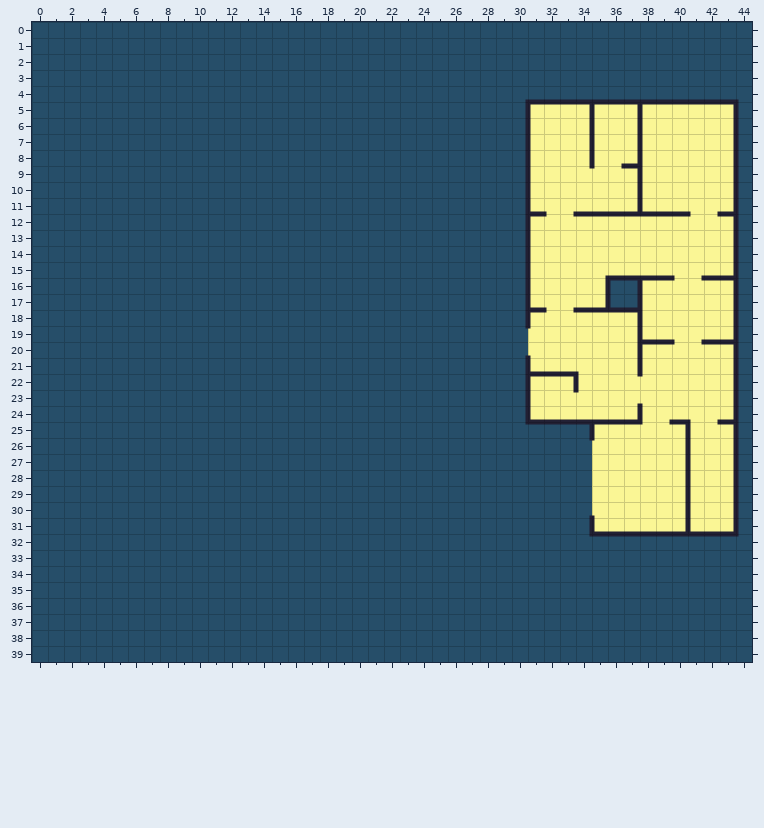
Level history. Tiled map: map/BMgameJam.tmx. Above is the file before it was changed.
Cells are 32x32 px. Shown: x 0..44, y 0..39.
After:
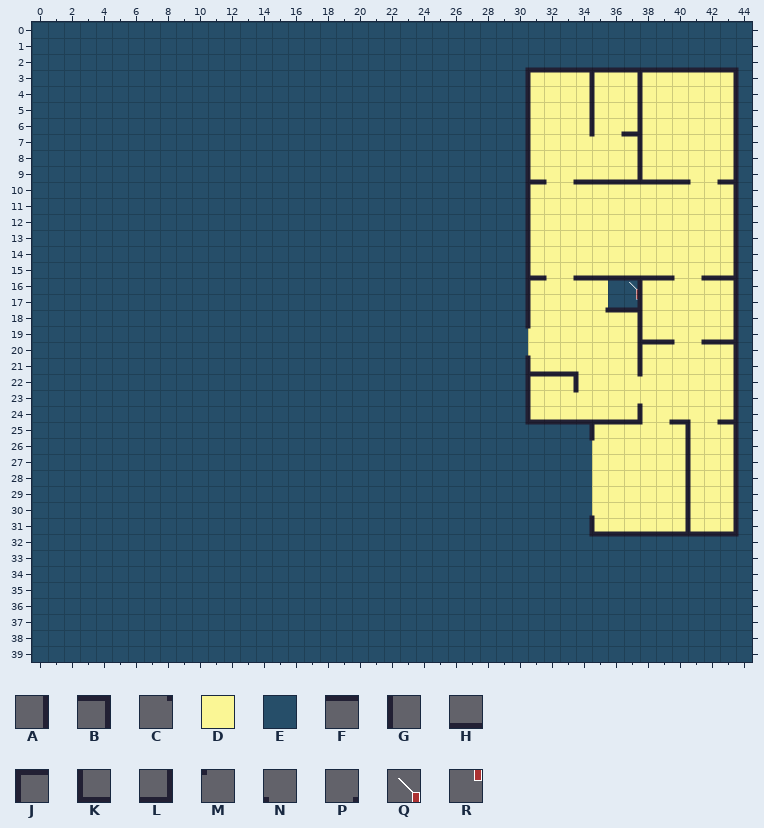
Key: from "lineWalls": A 0, B 1, C 2, D 3, E 4, F 5, G 6, H 7, J 8, K 9, L 10, M 11, N 12, P 13, Q 14, R 15.
_ is an empty cell.
Tiles replaced or removed in this view: A, B, C, D, E, F, G, H, J, K, L, M, N, P.
Changes in this commit:
Changed rows in their new state; . is an unchanged cell.
Layer "off":
first column x 36:
16 _Q
17 _R
Layer "living":
first column x 31:
10 DDDDDDDDDDDDD
11 DDDDDDDDDDDDD
first column x 31:
16 _____
17 _____
Layer "bed1":
first column x 38:
 3 DDDDDD
 4 DDDDDD
first column x 38:
10 ______
11 ______
Layer "bed2":
first column x 31:
 3 DDDD...
 4 DDDD...
 7 ....DDD
 8 ....DDD
10 _______
11 _______
Layer "bath2":
first column x 35:
 3 DDD
 4 DDD
 7 ___
 8 ___
Layer "entry":
first column x 31:
16 DDDDD
17 DDDDD
Layer "walls":
first column x 30:
 2 PHHHHHHHHHHHHHN
 3 AJFFBJFBJFFFFBG
 4 AG__AG_AG____AG
 5 .G__AG_AG____A.
 6 ......PL.......
 7 ....CMCB.......
 8 ....___A.......
 9 .KNPHHHLKHHNPL.
10 .JMCFFFFFFFMCB.
11 .G___________A.
12 .G___________A.
15 .KNPHH.........
16 .JMCFFF........
17 .G___PH........
18 .G___C.........
Where, in picture pixels (left, top, right, bottom), the same in both pictures:
changed: (525, 67, 739, 217)
changed: (530, 275, 638, 313)
